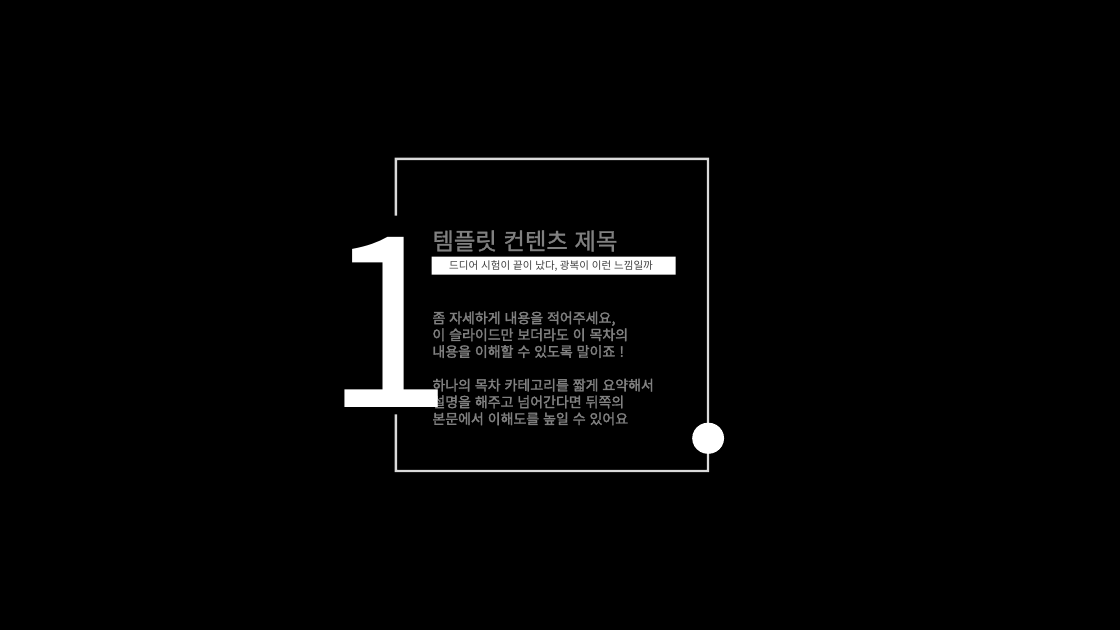
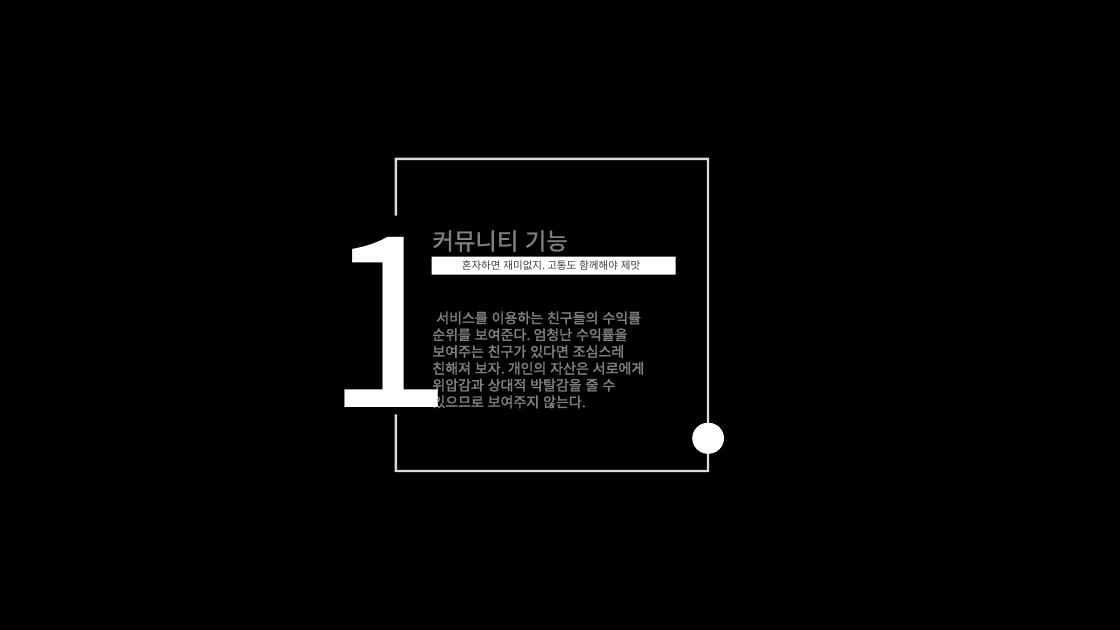
Before and after one commit to leo-kimm/project_N, a slide deck: slide 4 of 서비스 청사진.pptx. Drawn at 1120x630 pixels with LibreOffice and Linux fonts; fonts in the diff are those of the drawing. Boxes give left, top, right and bottom in pixels: in the first picture for what was removed or moved away, otherwise in the second. Text is boxed around its words. In the diff, an @@ line names an element or a change of style, - is before the commit and + after.

```diff
--- a/서비스 청사진.pptx
+++ b/서비스 청사진.pptx
@@ text at [432,230,568,252]: text changed @@
-템플릿 컨텐츠 제목
+커뮤니티 기능
@@ text at [462,260,640,270]: text changed @@
-드디어 시험이 끝이 났다, 광복이 이런 느낌일까
+혼자하면 재미없지. 고통도 함께해야 제맛
@@ text removed at [432,311,653,426] @@
-좀 자세하게 내용을 적어주세요,
-이 슬라이드만 보더라도 이 목차의
-내용을 이해할 수 있도록 말이죠 !
-하나의 목차 카테고리를 짧게 요약해서
-설명을 해주고 넘어간다면 뒤쪽의
-본문에서 이해도를 높일 수 있어요
@@ text added at [432,311,644,409], 12 pt, text #FFFFFF @@
+서비스를 이용하는 친구들의 수익률 순위를 보여준다. 엄청난 수익률을 보여주는 친구가 있다면 조심스레 친해져 보자. 개인의 자산은 서로에게 위압감과 상대적 박탈감을 줄 수 있으므로 보여주지 않는다.
```
Also in this commit, not shown: 7 other slides changed, 8 slides added, 3 slides removed.
